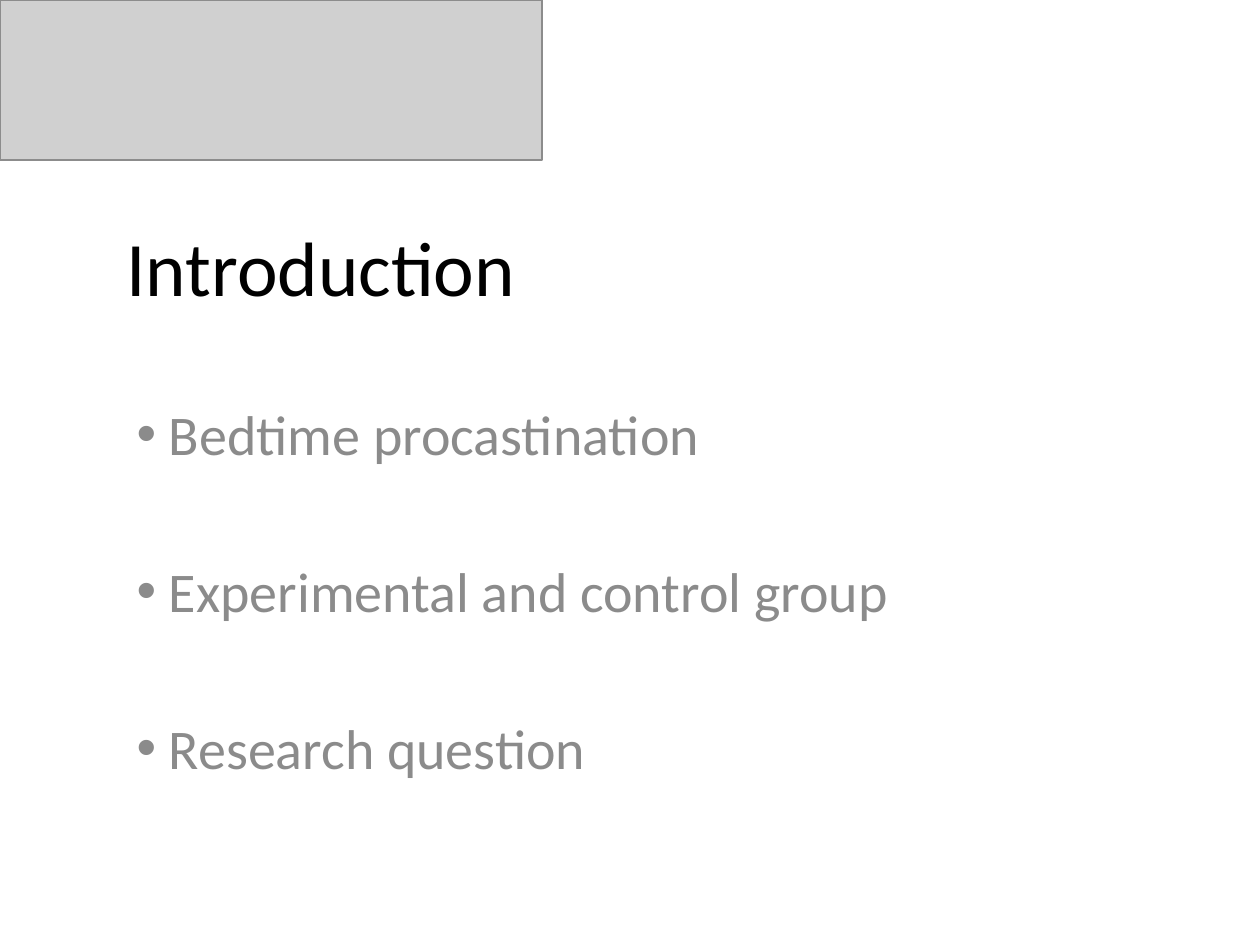
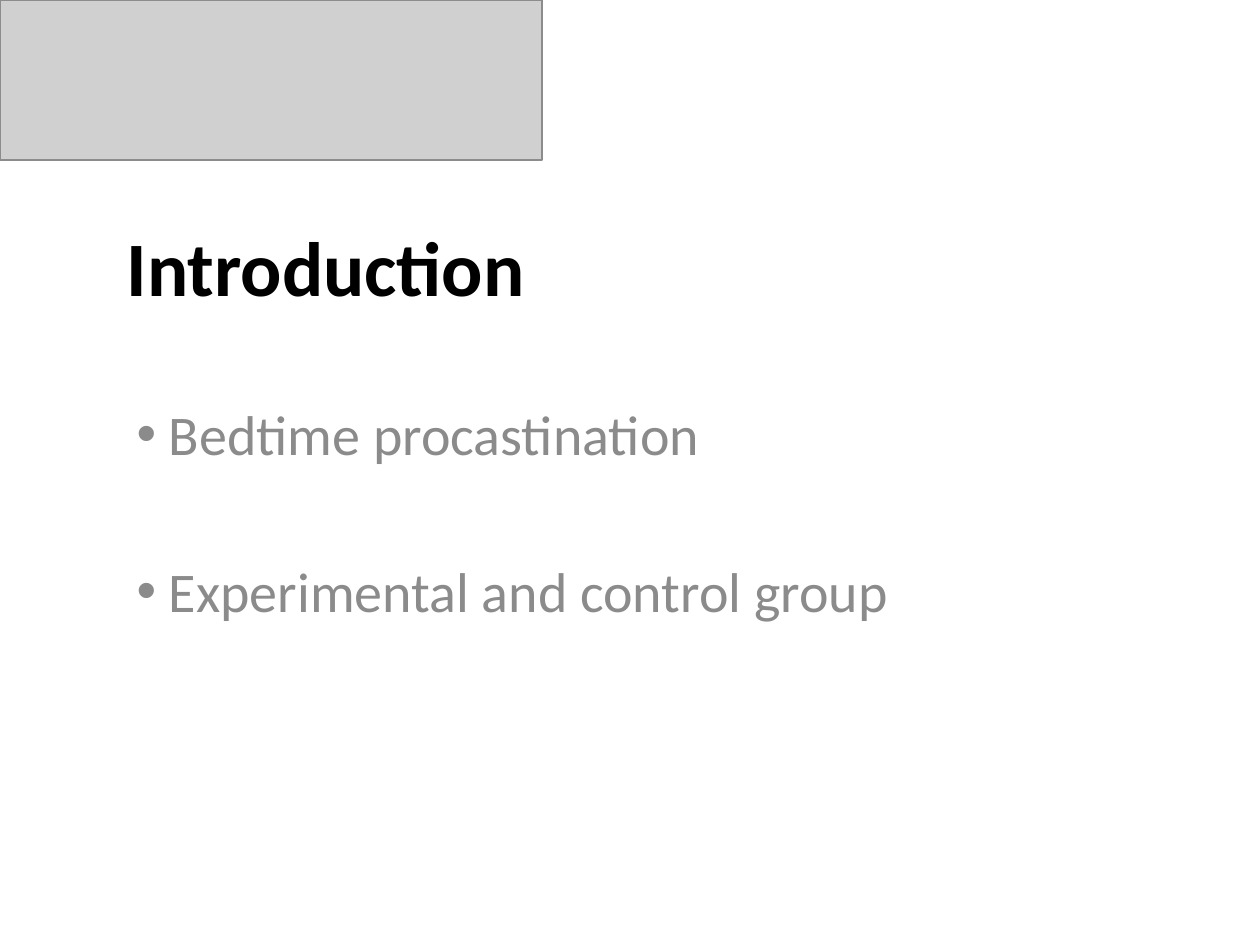
Before and after one commit to JesseSchouten/Project_Big_Data, a slide deck: slide 3 of Report/Presentation.pptx. Drawn at 1260x945 pixels with LibreOffice and Linux fonts; fonts in the diff are those of the drawing; grey boxes stand for pictures. Boxes give left, top, right and bottom in pixels: in the first picture for what was removed or moved away, otherwise in the second. Text is boxed around its words. In the diff, an @@ line names an element or a change of style, - is before the commit and + after.

```diff
--- a/Report/Presentation.pptx
+++ b/Report/Presentation.pptx
@@ title "Introduction" at bbox=[127, 242, 525, 297]: bold on @@
@@ subtitle at bbox=[169, 730, 585, 778]: paragraph removed @@
-• Research question
```
Also in this commit, not shown: 3 other slides changed, 4 slides added, 1 slide removed, 3 other files.
